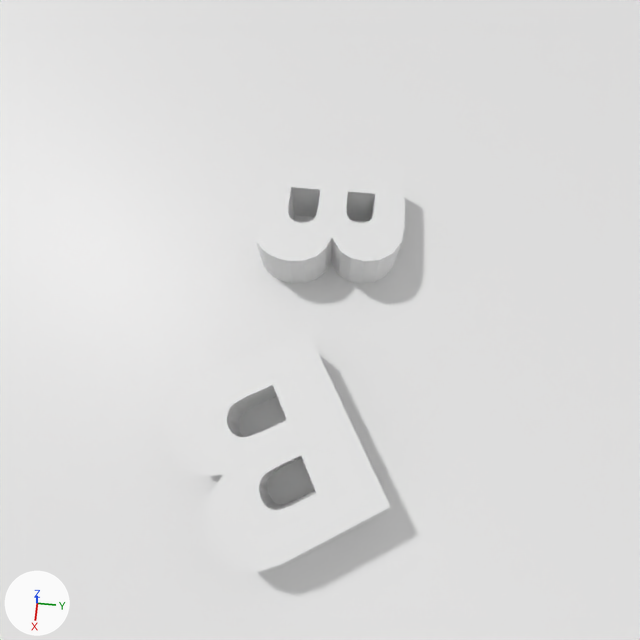
Two versions of the Blender file figure.blend, one commit apart.
The view is the same before and after, from the file's camera 'Camera'. Lighting does not change. The marker at lower left points along +X, +Y and +Z.

Names of what the first picture shows: 'Plane', 'small B', 'small B.007'.
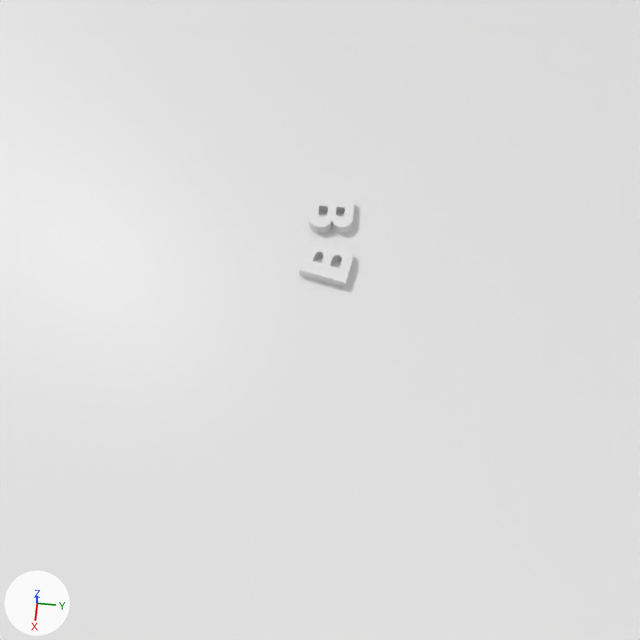
Where the newer file only moved an object's origin or applied its transform, the numbers keep the older frame.

Location of each change, [x1, y1, x2, y2] in pixels of the pictures (640 x 640 px):
'small B', reshaped (75% narrower, 80% shorter)
    before: [168, 330, 391, 573]
    after: [299, 240, 353, 288]
'small B.007', rescaled (69% narrower, 70% shorter)
    before: [254, 153, 405, 284]
    after: [309, 194, 355, 233]

Patch to the scene script:
```diff
--- a/figure.blend.py
+++ b/figure.blend.py
@@ me_small_b_630 @@
 me_small_b_630.from_pydata(...)  # 94 vertices, 192 faces; spans x -4.1..12.0, y -9.0..9.0, z 0.0..4.0
 # used by ob_small_b; location = (9.0, 0.0, 0.0); rotation_euler = (0.0, 0.0, -1.047), in degrees (0, 0, -60); scale = (0.3, 0.3, 0.4)
+# me_small_b_630 part 1: the whole mesh is multiplied about its middle by the matrix ((-0.222, 0.248, 0.0), (-0.248, -0.222, 0.0), (0.0, 0.0, 0.25)), then moved by (-14.8, -18.3, -1.5)
@@ ob_small_b_007 @@
 ob_small_b_007.location = (0.0, 0.0, 0.0)
-ob_small_b_007.scale = (0.3, 0.3, 0.4)
+ob_small_b_007.scale = (0.1, 0.1, 0.1)
```
